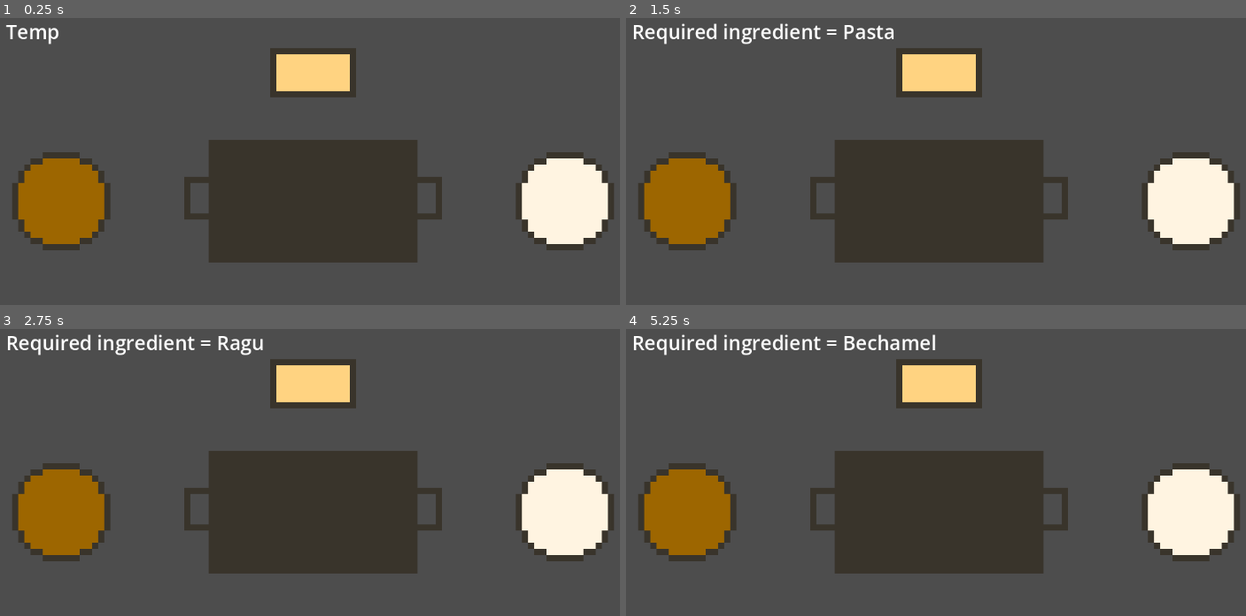
Above: before the commit, frames 1-4 (two rows, left to right).
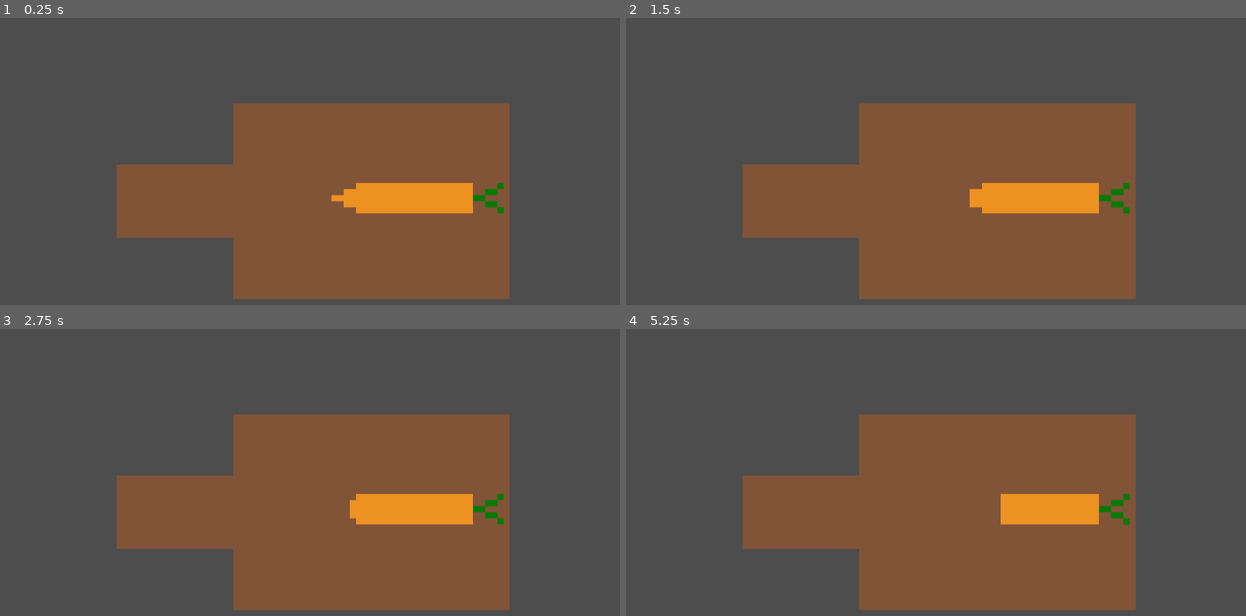
Above: after the commit, the same moments.

Repository: Dexter-Goater/gorefield
Game: Godot game, scene res://Scenes/Main.tscn
Two runs of this game, one before a commit and one after it. Both use one fixed random seed, a clock stepped at 60 frames per second and the inputs below.
Inputs (mouse positions are in pixels of both pictures, inside the frame that each line leads up to):
- Up to frame 1 (0.25 s): no input
- Up to frame 2 (1.5 s): tap Enter at 0.5 s; move the mouse to (936, 201) at 0.52 s; click (936, 201) at 0.6 s; tap Space (Space) at 1.25 s; move the mouse to (688, 201) at 1.27 s; click (688, 201) at 1.35 s
- Up to frame 3 (2.75 s): tap Enter at 2 s; move the mouse to (564, 512) at 2.02 s; tap Space (Space) at 2.1 s; click (564, 512) at 2.3 s
- Up to frame 4 (5.25 s): tap Space (Space) at 2.75, 4.25, 4.35 s; move the mouse to (936, 383) at 2.77 s; click (936, 383) at 2.85 s; tap Enter at 3.5 s; move the mouse to (1153, 572) at 3.52 s; click (1153, 572) at 3.6 s; move the mouse to (725, 452) at 4.27 s; click (725, 452) at 4.55 s; move the mouse to (973, 512) at 5.02 s; click (973, 512) at 5.1 s

The runs differ from the first frame. In frame 1, 47% of the frame differs, in the area x 1-99%, y 2-98%; in frame 2, 48%; in frame 3, 48%; in frame 4, 48%, in the area x 1-99%, y 1-98%.

Commit message:
5/06
Finished lasagne

Diff:
--- a/Scenes/Main.tscn
+++ b/Scenes/Main.tscn
@@ -575,7 +575,7 @@
 "texture": SubResource("AtlasTexture_tbeql")
 }],
 "loop": false,
-"name": &"Bechamel Sauce",
+"name": &"Bechamel",
 "speed": 0.0
 }, {
 "frames": [{
@@ -598,7 +598,7 @@
 "duration": 1.0,
 "texture": SubResource("AtlasTexture_8kgcr")
 }],
-"loop": true,
+"loop": false,
 "name": &"Ragu",
 "speed": 0.0
 }]
@@ -622,7 +622,6 @@
 script = ExtResource("1_v1gob")
 
 [node name="Minigame 1" type="Node2D" parent="." unique_id=102660986]
-visible = false
 script = ExtResource("1_kln2b")
 
 [node name="Sprite2D" type="Sprite2D" parent="Minigame 1" unique_id=323531969]
@@ -737,13 +736,14 @@
 one_shot = true
 
 [node name="Minigame 4" type="Node2D" parent="." unique_id=918677780]
+visible = false
 script = ExtResource("13_frkhe")
 
 [node name="Tray" type="Area2D" parent="Minigame 4" unique_id=1397393123]
 
 [node name="Sprite2D" type="AnimatedSprite2D" parent="Minigame 4/Tray" unique_id=289578257]
 sprite_frames = SubResource("SpriteFrames_52a0j")
-animation = &"Blank"
+animation = &"Ragu"
 autoplay = "Blank"
 metadata/_edit_lock_ = true
 
--- a/Scripts/Globals.gd
+++ b/Scripts/Globals.gd
@@ -1,3 +1,3 @@
 extends Node
-var minigame = 4
+var minigame = 1
 var gorefield_appeasment = 5
--- a/Scripts/minigame_4.gd
+++ b/Scripts/minigame_4.gd
@@ -1,15 +1,60 @@
 extends Node2D
-var order = ["Ragu","Pasta","Ragu","Bechamel","Pasta","Ragu","Bechamel","Pasta","Ragu","Bechamel","Pasta","Ragu","Bechamel","Pasta","Ragu","Bechamel"]
+var order = ["Ragu","Pasta","Ragu","Bechamel","Pasta","Ragu","Bechamel","Pasta","Ragu","Bechamel","Pasta","Ragu","Bechamel","Pasta","Ragu","end"]
 var intray = false
 var inragu = false
 var insauce = false
 var inpasta = false
 
+var raguud = false
+var sauced = false
+var pastaed = false
+var ingredient
+
+
 func _process(delta: float) -> void:
-	if Input.is_action_just_pressed("Left Click") and Globals.minigame == 4:
-		var ingredient = order[0]
-		$Label.text = "Required ingredient = {ingredient}".format({"ingredient":ingredient})
-		order.erase(ingredient)
+	if Globals.minigame == 4:
+		ingredient = order[0]
+		if ingredient == "end":
+			Globals.minigame += 1
+		else:
+			$Label.text = "Required ingredient = {ingredient}".format({"ingredient":ingredient})
+			if Input.is_action_just_pressed("Left Click"):
+				if inragu:
+					raguud = true
+					sauced = false
+					pastaed = false
+				if insauce:
+					raguud = false
+					sauced = true
+					pastaed = false
+				if inpasta:
+					raguud = false
+					sauced = false
+					pastaed = true
+
+				if intray:
+					if sauced:
+						$Tray/Sprite2D.play("Bechamel")
+						if ingredient == "Bechamel":
+							Globals.gorefield_appeasment += 1
+						else:
+							Globals.gorefield_appeasment -= 1
+						order.pop_front()
+					if raguud:
+						$Tray/Sprite2D.play("Ragu")
+						if ingredient == "Ragu":
+							Globals.gorefield_appeasment += 1
+						else:
+							Globals.gorefield_appeasment -= 1
+						order.pop_front()
+					if pastaed:
+						$Tray/Sprite2D.play("Pasta")
+						if ingredient == "Pasta":
+							Globals.gorefield_appeasment += 1
+						else:
+							Globals.gorefield_appeasment -= 1
+						order.pop_front()
+
 
 
 func _on_tray_mouse_entered() -> void:
@@ -22,7 +67,7 @@
 	if Globals.minigame == 4:
 		inragu = true
 func _on_ragu_mouse_exited() -> void:
-	intray = false
+	inragu = false
 
 func _on_bechamel_sauce_mouse_entered() -> void:
 	if Globals.minigame == 4:
